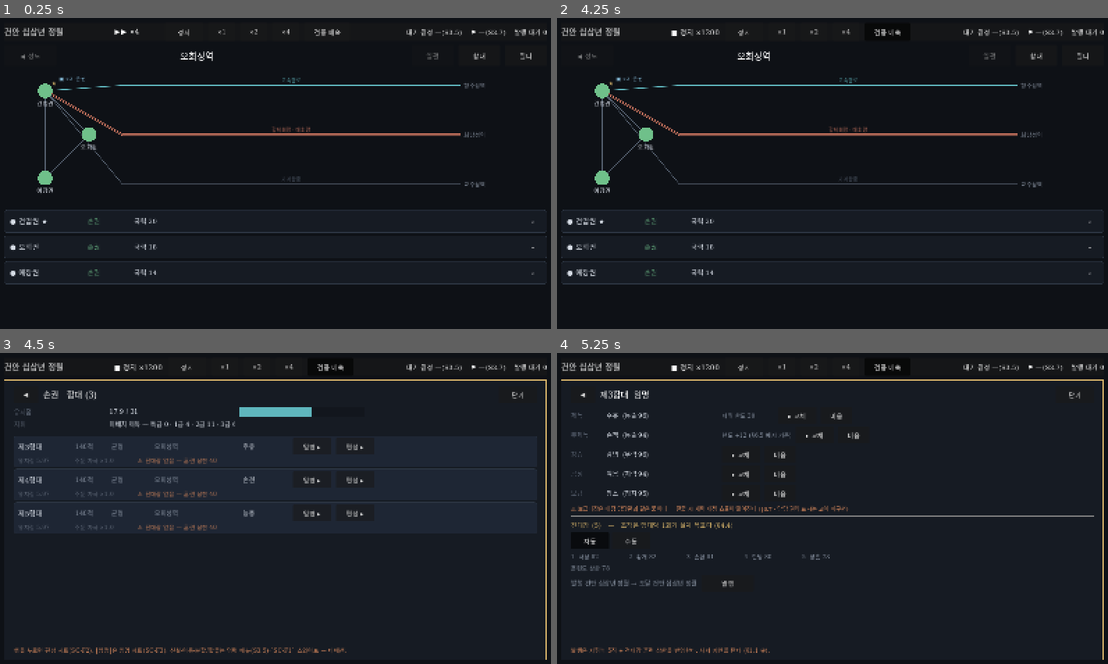
Above: before the commit, frames 1-4 (two rows, left to right).
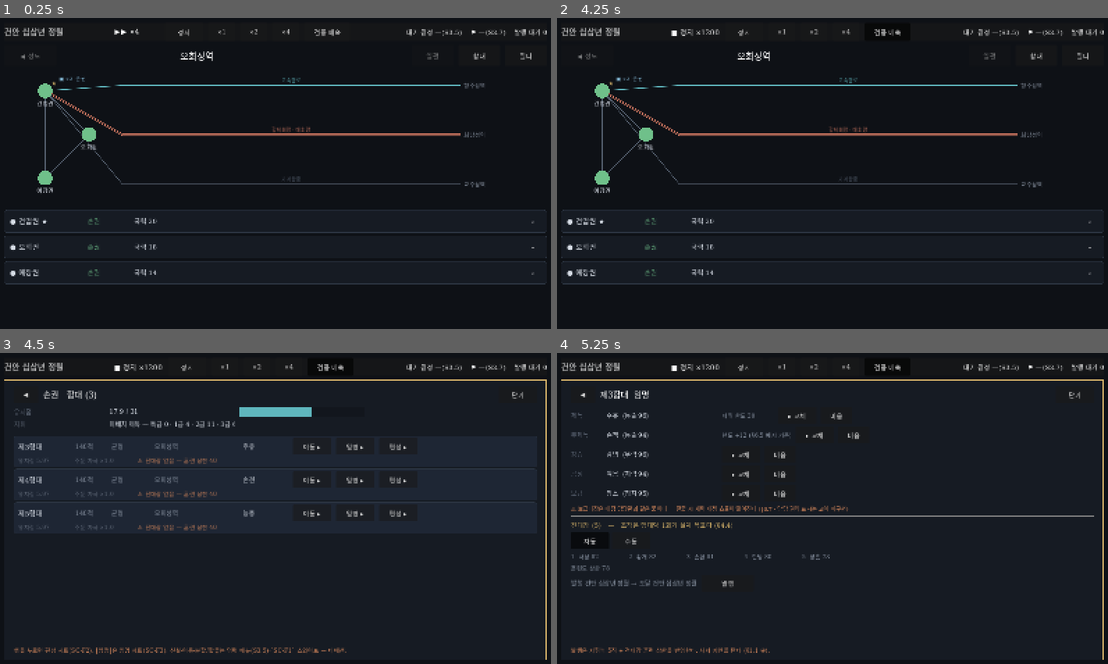
Above: after the commit, the same moments.

Repository: namkunkim/seonghanji
Game: Godot game, scene res://app/main.tscn
The game is run twice, just before and just after one commit, with the same random seed, the same clock (stepped at 60 frames per second) and the same inputs.
Inputs:
- Up to frame 1 (0.25 s): no input
- Up to frame 2 (4.25 s): click "정지" at 0.5 s; click "×1" at 1.25 s; click "×2" at 2 s; click "×4" at 2.75 s; click "검증 배속" at 3.5 s
- Up to frame 3 (4.5 s): click "함대" at 4.25 s
- Up to frame 4 (5.25 s): click "임명 ▸" at 5 s

Frames 1-2 are identical in both runs. In frame 3, 0.2% of the frame differs, in the area x 55-74%, y 29-53%; in frame 4, nothing differs.

Commit message:
SC-F1 이동 명령 — §4.3 좌스와이프를 버튼으로, AI 함대와 같은 속도로
함대 목록 행에 [이동 ▸] 를 붙였다. 목적 권역 목록(경로 회랑 · 항행 소요 ·
도착 시각) → 선택 → 발행. §4.3 이 스와이프로 적었으나 이 저장소의 다른
화면들이 버튼을 쓰므로 맞췄다.

  app/views/fleet_screens.gd   _draw_move · _move_candidates(현 성계 권역 +
                               아군 권역 인접, 권역 ID 오름차순 · V-31) ·
                               _issue_move. 이미 이동 중이면 조회만 (§1.5).
  core/world/domestic.gd       CMD_FLEET_MOVE 신설. **사자 지연 0** —
                               campaign._ai_operational 이 AI 함대를 큐 없이
                               즉시 움직이므로 대칭을 맞춘다. 명령 로그에는
                               남아 재생 입력이 된다 (V-25 ③). 항행 소요는
                               화면이 그래프로 풀어 travel_ticks 로 실어 보낸다
                               (apply 서명에 그래프가 없다). is_moving 이면 거부.

발행 = 즉시 출항, 도착 전까지 취소 없음 (§1.5). apply 는
fl.target_region + fl.arrival_tick = now + travel 만 세팅 —
campaign._arrive_fleets 가 나머지(점령·전투)를 이미 처리한다.

screens.md 검토 24 갱신 — 이동 구현 반영, 분할/합류는 여전히 미구현
(새 Fleet 객체 생성이 campaign.gd 소관).

검증: import 오류 0 · run_tests 33/33 · 617 통과 · quit-after 300 오류 0 ·
스모크(후보 7 · 발행 · 왕복 is_moving) 통과.

Co-Authored-By: Claude Sonnet 5 <noreply@anthropic.com>

Diff:
--- a/app/views/fleet_screens.gd
+++ b/app/views/fleet_screens.gd
@@ -36,10 +36,13 @@
 var campaign: Campaign
 var start_year: int = 208
 
-var _mode: String = ""                 # "" | "list" | "compose" | "appoint"
+var _mode: String = ""                 # "" | "list" | "compose" | "appoint" | "move"
 var _faction_id: String = ""
 var _fleet_id: int = -1
 var _from_list: bool = false
+
+# ---- SC-F1 이동 명령 작업 상태 (§4.3)
+var _move_dest: String = ""
 
 # ---- SC-F2 작업 상태 (발행 전까지는 세계에 없다 · 조항 ③)
 var _plan: String = ""
@@ -161,6 +164,18 @@
 		}
 		_squad_mode = "자동"
 		_squad_pick = [-1, -1, -1, -1, -1]
+	visible = true
+	refresh()
+
+
+func open_move(fleet_id: int, from_list: bool) -> void:
+	_mode = "move"
+	_fleet_id = fleet_id
+	_from_list = from_list
+	_move_dest = ""
+	var fl := _fleet()
+	if fl != null:
+		_faction_id = fl.owner
 	visible = true
 	refresh()
 
@@ -200,6 +215,8 @@
 			_draw_compose(fl)
 		"appoint":
 			_draw_appoint(fl)
+		"move":
+			_draw_move(fl)
 
 
 # ================================================================ SC-F1 함대 목록
@@ -282,6 +299,10 @@
 	var cmd_name := fl.commander_name if fl.commander_name != "" else "무명 장교"
 	_lbl(r1, cmd_name, UiPalette.TEXT, 18, 130)
 	# 버튼은 자기 클릭을 삼킨다 — 행 전체 탭(gui_input)보다 먼저 잡는다.
+	# §4.3 은 좌스와이프(이동)·행 탭(편성)·우스와이프(분할/합류)를 두나, 이 저장소의
+	# 다른 화면들이 스와이프 대신 버튼을 쓰므로 맞춘다. 분할/합류는 미구현 (검토 24).
+	var move := _btn(r1, "이동 ▸", 110)
+	move.pressed.connect(open_move.bind(fl.id, true))
 	var appoint := _btn(r1, "임명 ▸", 110)
 	appoint.pressed.connect(open_appoint.bind(fl.id, true))
 	var edit := _btn(r1, "편성 ▸", 110)
@@ -502,6 +523,142 @@
 
 	_body.add_child(_issue_bar(fl, _issue_appoint))
 	_note.text = "발행은 지휘부 5직 + 전대장 훈련 상한을 반영한다. 사자 지연을 탄다 (§1.1 ④)."
+
+
+# ================================================================ SC-F1 이동 명령 (§4.3)
+func _draw_move(fl: Fleet) -> void:
+	_title.text = "제%d함대  이동" % fl.id
+	_clear(_body)
+
+	if fl.is_moving():
+		# §1.3 — 이미 이동 중. 조회만 남는다 (진로 변경은 이 명령의 몫이 아니다 · §1.5).
+		var dn := String(data.regions[fl.target_region]["name"]) \
+			if data.regions.has(fl.target_region) else "—"
+		_kv(_body, "현재 목적지", "%s · 도착 %s" % [dn,
+			UiPalette.tick_label(fl.arrival_tick, start_year)])
+		_note.text = "이미 이동 중이다 — 진로는 도착 후 다시 발행한다 (§1.5)."
+		return
+
+	_kv(_body, "현재 위치", data.system_name(fl.at_system) + "성역 주둔")
+	_body.add_child(_section("목적 권역 — 경로·소요를 보고 고른다 (§4.3)"))
+
+	var scroll := ScrollContainer.new()
+	scroll.custom_minimum_size = Vector2(0, 420)
+	scroll.horizontal_scroll_mode = ScrollContainer.SCROLL_MODE_DISABLED
+	_body.add_child(scroll)
+	var list := VBoxContainer.new()
+	list.add_theme_constant_override("separation", 4)
+	list.size_flags_horizontal = Control.SIZE_EXPAND_FILL
+	scroll.add_child(list)
+
+	for rid in _move_candidates(fl):
+		list.add_child(_move_row(fl, rid))
+
+	if _move_dest != "":
+		_body.add_child(HSeparator.new())
+		var t := _move_ticks(fl, _move_dest)
+		var cors := FleetRecommend.corridors_on_route(data, campaign, fl.at_system, _move_dest)
+		var cor_txt := "—"
+		if not cors.is_empty():
+			var ns: Array[String] = []
+			for cid in cors:
+				ns.append(String(data.corridors[cid]["name"]))
+			cor_txt = " · ".join(ns)
+		_kv(_body, "선택", "%s  (%s성역)" % [
+			String(data.regions[_move_dest]["name"]),
+			data.system_name(data.system_of(_move_dest))])
+		_kv(_body, "경로 회랑", cor_txt)
+		var now := campaign.world.clock.tick
+		var bar := HBoxContainer.new()
+		bar.add_theme_constant_override("separation", 16)
+		_lbl(bar, "발행 %s → 도착 %s  (항행 %s)" % [
+			UiPalette.tick_label(now, start_year),
+			UiPalette.tick_label(now + maxi(t, 1), start_year),
+			_hours(t)], UiPalette.TEXT_DIM, 18, 460)
+		var b := _btn(bar, "발행", 150)
+		var locked := _issue_locked(fl)
+		if locked == "" and t < 0:
+			locked = "닿지 않는다 — 회랑이 끊겼을 수 있다"
+		b.disabled = locked != ""
+		if locked != "":
+			b.tooltip_text = locked
+		b.pressed.connect(_issue_move)
+		_body.add_child(bar)
+
+	_note.text = "발행 = 즉시 출항 (AI 함대와 대칭 · 사자 지연 없음). 도착 전까지는 취소 없음 (§1.5)."
+
+
+## 후보 — 현재 성계의 권역 + 아군 권역에 인접한 권역 + 함대 위치에 인접한 권역.
+## **권역 ID 오름차순** (V-31 · 결정론). 닿지 않는 곳은 제외한다.
+func _move_candidates(fl: Fleet) -> Array:
+	var f: Faction = campaign.factions.get(fl.owner)
+	var seen := {}
+	for rid in data.regions_of.get(fl.at_system, []):
+		seen[rid] = true
+	if f != null:
+		for rid in f.regions:
+			seen[rid] = true
+			for nb in data.region_adjacency.get(rid, []):
+				seen[nb] = true
+	var out: Array = []
+	for rid in seen.keys():
+		if _move_ticks(fl, rid) >= 0:
+			out.append(rid)
+	out.sort()
+	return out
+
+
+func _move_row(fl: Fleet, rid: String) -> Button:
+	var st = campaign.world.region_states.get(rid)
+	var own := "중립"
+	if st != null and String(st.owner) != "":
+		own = String(st.owner)
+	var t := _move_ticks(fl, rid)
+	var b := Button.new()
+	b.focus_mode = Control.FOCUS_NONE
+	b.toggle_mode = true
+	b.button_pressed = (rid == _move_dest)
+	b.alignment = HORIZONTAL_ALIGNMENT_LEFT
+	b.custom_minimum_size = Vector2(0, 42)
+	b.text = "%s  ·  %s성역  ·  %s  —  도착 %s (%s)" % [
+		String(data.regions[rid]["name"]),
+		data.system_name(data.system_of(rid)), own,
+		_hours(t), UiPalette.tick_label(campaign.world.clock.tick + maxi(t, 1), start_year)]
+	b.pressed.connect(func():
+		_move_dest = rid
+		refresh())
+	return b
+
+
+func _move_ticks(fl: Fleet, rid: String) -> int:
+	return Routing.travel_ticks(campaign.world.graph, fl.at_system, data.system_of(rid))
+
+
+static func _hours(ticks: int) -> String:
+	if ticks < 0:
+		return "닿지 않음"
+	if ticks == 0:
+		return "즉시"
+	return "%.1fh" % (ticks / 60.0)          # 1틱 = 실제 1분 (time-and-monetization §2.1)
+
+
+func _issue_move() -> void:
+	var fl := _fleet()
+	if fl == null or _issue_locked(fl) != "" or _move_dest == "":
+		return
+	var t := _move_ticks(fl, _move_dest)
+	if t < 0:
+		return
+	campaign.world.issue(Domestic.CMD_FLEET_MOVE, {
+		"faction": fl.owner,
+		"fleet": fl.id,
+		"region": _move_dest,
+		"travel_ticks": t,
+	}, 0)
+	_note.text = "발행됨 — %s 로 출항. 도착 %s." % [
+		String(data.regions[_move_dest]["name"]),
+		UiPalette.tick_label(campaign.world.clock.tick + maxi(t, 1), start_year)]
+	_move_dest = ""
 
 
 # ---------------------------------------------------------------- 발행 (조항 ④)
--- a/core/world/domestic.gd
+++ b/core/world/domestic.gd
@@ -157,6 +157,12 @@
 ## (campaign.gd 를 고치지 않는다) 인물 해석은 화면 몫이고 여기서는 대입만 한다.
 const CMD_FLEET_PLAN: String = "함대편성안"
 const CMD_FLEET_APPOINT: String = "함대임명"
+
+## 함대 이동 (`screens.md` §4.3 좌스와이프). **사자 지연 없이 발행 = 즉시 출항**이다 —
+## `campaign._ai_operational` 이 AI 함대를 그렇게(큐 없이 즉시) 움직이므로 대칭을 맞춘다.
+## 명령 로그에는 남아 재생 입력이 된다 (V-25 ③). 항행 소요는 화면이 그래프로 풀어
+## `travel_ticks` 로 실어 보낸다 — `apply` 서명에 그래프가 없기 때문이다.
+const CMD_FLEET_MOVE: String = "함대이동"
 
 ## ---------------------------------------------------------------- 비용
 
@@ -248,6 +254,8 @@
 			return _apply_fleet_plan(fleets, f, p)
 		CMD_FLEET_APPOINT:
 			return _apply_fleet_appoint(fleets, f, p)
+		CMD_FLEET_MOVE:
+			return _apply_fleet_move(data, fleets, f, p, now_tick)
 		_:
 			return "알 수 없는 명령: " + kind
 
@@ -414,6 +422,27 @@
 	return ""
 
 
+## 이동 반영. 항행 소요(`travel_ticks`)는 화면이 그래프로 풀어 실어 보냈다.
+## **이미 이동 중이면 거부한다** — 항로 중간에서 진로를 꺾는 것은 이 명령의 몫이 아니다
+## (되돌리려면 도착 후 다시 발행 · §1.5 「이미 도달한 명령은 취소할 수 없다」).
+static func _apply_fleet_move(data: GameData, fleets: Array, f: Faction,
+		p: Dictionary, now_tick: int) -> String:
+	var fl := _find_own_fleet(fleets, f, int(p.get("fleet", -1)))
+	if fl == null:
+		return "자기 함대가 아니다"
+	if fl.is_moving():
+		return "이미 이동 중이다"
+	var rid := String(p.get("region", ""))
+	if not data.regions.has(rid):
+		return "권역 없음: " + rid
+	var t := int(p.get("travel_ticks", -1))
+	if t < 0:
+		return "항행 소요 미상 — 닿지 않는 목적지"
+	fl.target_region = rid
+	fl.arrival_tick = now_tick + maxi(t, 1)
+	return ""
+
+
 ## 진행 중인 기술이 완성되었는가. 완성했으면 축 이름을 돌려준다.
 static func tech_tick(f: Faction, now_tick: int) -> String:
 	if f.tech_research.is_empty():
Not shown, changed: docs/06-tech/screens.md
